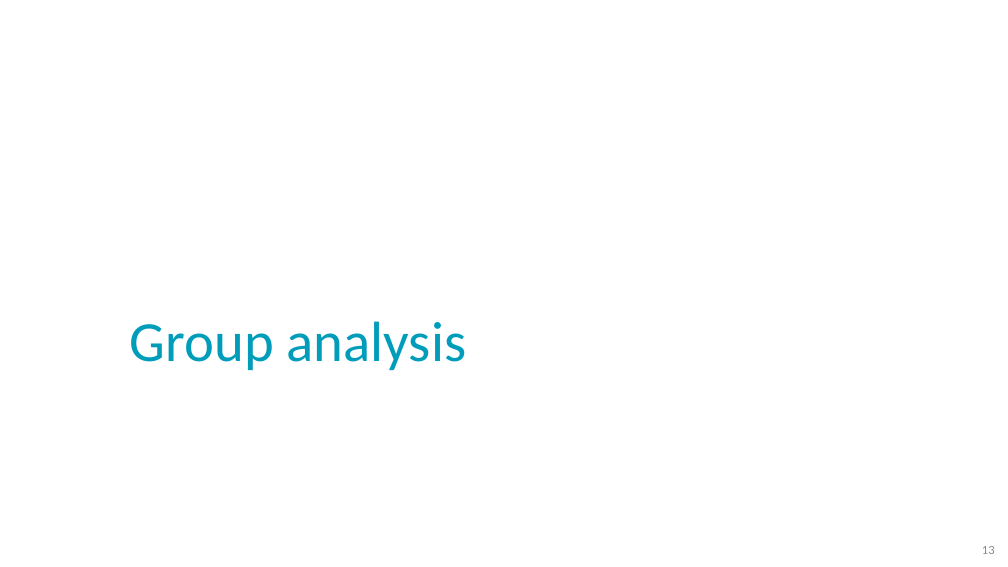
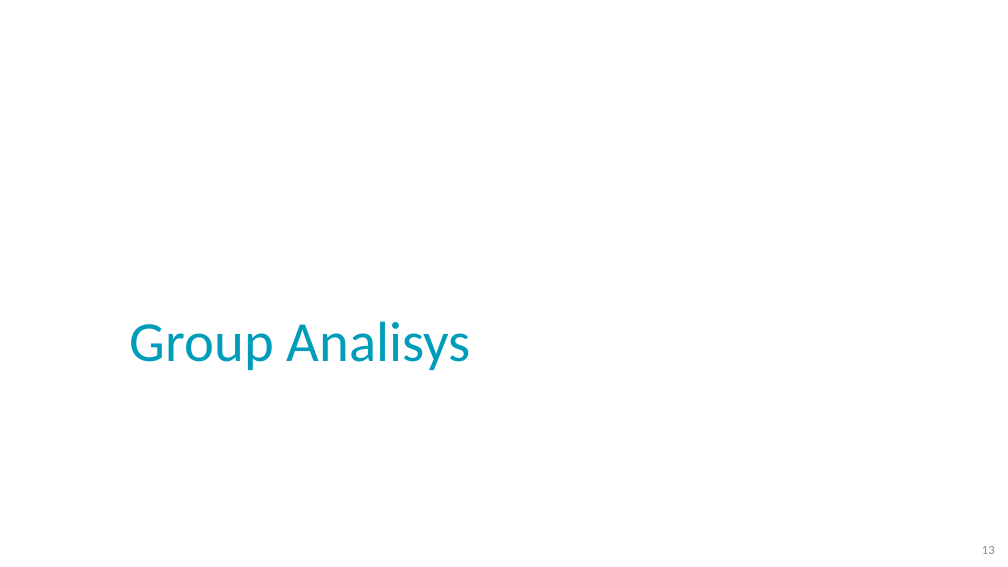
Before and after one commit to NoaTal1996/Backbone-Graph, a slide deck: slide 13 of docs/meeting/2026_09_23.pptx. Drawn at 1008x567 pixels with LibreOffice and Linux fonts; fonts in the diff are those of the drawing; background and template pictures are left out. Boxes give left, top, right and bottom in pixels: in the first picture for what was removed or moved away, otherwise in the second. Text is boxed around its words. In the diff, an @@ line names an element or a change of style, - is before the commit and + after.

```diff
--- a/docs/meeting/2026_09_23.pptx
+++ b/docs/meeting/2026_09_23.pptx
@@ title at (x1=130, y1=321, x2=471, y2=370): text changed @@
-Group analysis
+Group Analisys
```
Also in this commit, not shown: 9 other slides changed.
